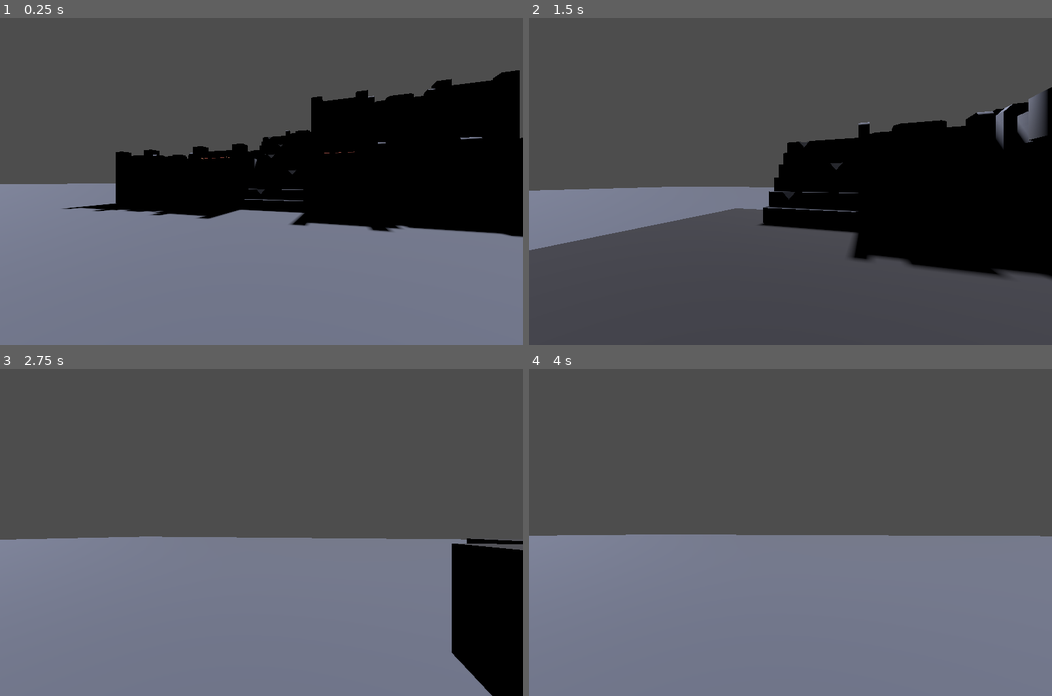
Above: before the commit, frames 1-4 (two rows, left to right).
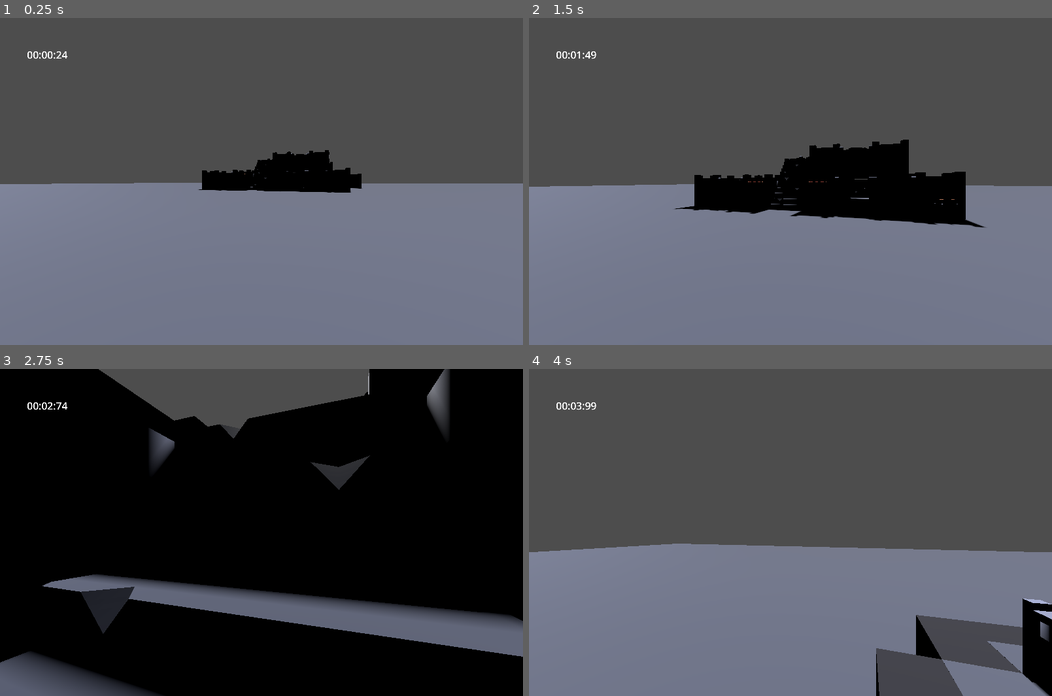
Above: after the commit, the same moments.

Repository: brambekkers/god
Game: Godot game, scene res://scenes/TestScene.tscn
Two runs of this game, one before a commit and one after it. Both use one fixed random seed, a clock stepped at 60 frames per second and the inputs below.
Inputs:
- Up to frame 1 (0.25 s): no input
- Up to frame 2 (1.5 s): tap Enter at 0.5 s; hold W (move_forward) from 0.53 s (still down); tap Space (jump) at 0.77 s
- Up to frame 3 (2.75 s): keep holding W (move_forward); tap Space (jump) at 1.52 s
- Up to frame 4 (4 s): keep holding W (move_forward); tap Space (jump) at 3.02, 3.77 s

The runs differ from the first frame. In frame 1, 23% of the frame differs, in the area x 5-100%, y 10-67%; in frame 2, 48%; in frame 3, 85%, in the area x 0-100%, y 0-100%; in frame 4, 9.7%.

Commit message:
add collision track for chest

Diff:
--- a/project.godot
+++ b/project.godot
@@ -17,8 +17,8 @@
 
 [display]
 
-window/size/viewport_width=3840
-window/size/viewport_height=2160
+window/size/viewport_width=3860
+window/size/viewport_height=2120
 
 [input]
 
--- a/scenes/Player.tscn
+++ b/scenes/Player.tscn
@@ -1,7 +1,8 @@
-[gd_scene load_steps=4 format=3 uid="uid://l18ka3cf2k8a"]
+[gd_scene load_steps=5 format=3 uid="uid://l18ka3cf2k8a"]
 
 [ext_resource type="Script" path="res://scripts/player.gd" id="1_ir3ke"]
 [ext_resource type="PackedScene" uid="uid://dh4hgo7anctmr" path="res://assets/Models/GLB format/character-human.glb" id="2_u83wn"]
+[ext_resource type="PackedScene" uid="uid://igoihk6hqgkv" path="res://scripts/Timer.tscn" id="3_iyof7"]
 
 [sub_resource type="CapsuleShape3D" id="CapsuleShape3D_h54v0"]
 radius = 0.1
@@ -21,3 +22,5 @@
 
 [node name="character-human2" parent="." instance=ExtResource("2_u83wn")]
 transform = Transform3D(-1, 0, -8.74228e-08, 0, 1, 0, 8.74228e-08, 0, -1, 0, 0, 0.2)
+
+[node name="CanvasLayer" parent="." instance=ExtResource("3_iyof7")]
--- a/scenes/TestScene.tscn
+++ b/scenes/TestScene.tscn
@@ -20,6 +20,7 @@
 
 [node name="Player" parent="." instance=ExtResource("1_k5501")]
 transform = Transform3D(-0.939693, 0, -0.34202, 0, 1, 0, 0.34202, 0, -0.939693, -2.00774, 0, -2.73014)
+start_pos = Vector3(-5, 0, -10)
 
 [node name="DirectionalLight3D" type="DirectionalLight3D" parent="."]
 transform = Transform3D(1, 0, 0, 0, 0.688355, 0.725374, 0, -0.725374, 0.688355, 0, 53.7122, 68.6044)
--- a/scenes/models/chest.tscn
+++ b/scenes/models/chest.tscn
@@ -1,6 +1,7 @@
-[gd_scene load_steps=3 format=3 uid="uid://qi7dbnebp5pb"]
+[gd_scene load_steps=4 format=3 uid="uid://qi7dbnebp5pb"]
 
 [ext_resource type="PackedScene" uid="uid://biw1wt0xhm2ok" path="res://assets/Models/GLB format/chest.glb" id="1_aqt4j"]
+[ext_resource type="Script" path="res://scripts/chest.gd" id="1_n58an"]
 
 [sub_resource type="CylinderShape3D" id="CylinderShape3D_t8361"]
 height = 0.500013
@@ -11,6 +12,7 @@
 [node name="chest" parent="." instance=ExtResource("1_aqt4j")]
 
 [node name="StaticBody3D" type="StaticBody3D" parent="chest"]
+script = ExtResource("1_n58an")
 
 [node name="CollisionShape3D" type="CollisionShape3D" parent="chest/StaticBody3D"]
 transform = Transform3D(-4.37114e-08, -1, 0, 1, -4.37114e-08, 0, 0, 0, 1, 0, 0.2, 0)
--- /dev/null
+++ b/scripts/Timer.tscn
@@ -0,0 +1,13 @@
+[gd_scene load_steps=2 format=3 uid="uid://igoihk6hqgkv"]
+
+[ext_resource type="Script" path="res://scripts/timer.gd" id="1_64djv"]
+
+[node name="CanvasLayer" type="CanvasLayer"]
+
+[node name="Timer" type="Label" parent="."]
+offset_left = 132.0
+offset_top = 145.0
+offset_right = 787.0
+offset_bottom = 331.0
+theme_override_font_sizes/font_size = 50
+script = ExtResource("1_64djv")
--- /dev/null
+++ b/scripts/chest.gd
@@ -0,0 +1,10 @@
+extends StaticBody3D  # or Area3D if you used that instead
+
+func _ready():
+	pass
+
+# If using StaticBody3D
+func _on_player_collision(_collision: KinematicCollision3D) -> String:
+	print("Player touched the chest!")
+	return 'chest'
+	# Add your chest opening logic here
--- a/scripts/player.gd
+++ b/scripts/player.gd
@@ -1,15 +1,18 @@
 extends CharacterBody3D
 
+@export var start_pos: Vector3 = Vector3(0,0,0)
 @export var move_speed: float = 5.0
 @export var look_sensitivity: float = 0.1
 @export var jump_speed: float = 10.0
 
 
-# Reference to the Camera3D node
+# Reference
 @onready var camera = $Camera3D
+@onready var timer = $CanvasLayer/Timer
 
 func _ready():
 	Input.set_mouse_mode(Input.MOUSE_MODE_CAPTURED)
+	position = start_pos
 
 func _process(delta):
 	handle_movement(delta)
@@ -39,7 +42,16 @@
 		velocity.y = jump_speed
 
 	# Apply movement
-	move_and_slide()
+	var collision = move_and_slide()
+	for i in get_slide_collision_count():
+		var collision_info = get_slide_collision(i)
+		var collider = collision_info.get_collider()
+		# Check if the collider has the method before calling it
+		if collider.has_method("_on_player_collision"):
+			var type = collider._on_player_collision(collision_info)
+
+			if type == 'chest':
+				reset_player()
 
 func handle_look():
 	var mouse_delta = Input.get_last_mouse_velocity()
@@ -50,3 +62,7 @@
 			camera.rotation_degrees.x - mouse_delta.y * look_sensitivity * 0.01,
 			-90, 90
 	)
+
+func reset_player():
+	position = start_pos
+	timer.reset_timer()
--- /dev/null
+++ b/scripts/timer.gd
@@ -0,0 +1,21 @@
+extends Label
+
+var elapsed_time: float = 0.0
+
+func _ready() -> void:
+	elapsed_time = 0.0
+	update_display()
+
+func _process(delta: float) -> void:
+	elapsed_time += delta
+	update_display()
+
+func update_display() -> void:
+	var minutes: int = int(elapsed_time / 60)
+	var seconds: int = int(elapsed_time) % 60
+	var milliseconds: int = int((elapsed_time - int(elapsed_time)) * 100)
+	text = "%02d:%02d:%02d" % [minutes, seconds, milliseconds]
+
+func reset_timer() -> void:
+	elapsed_time = 0.0
+	update_display()
